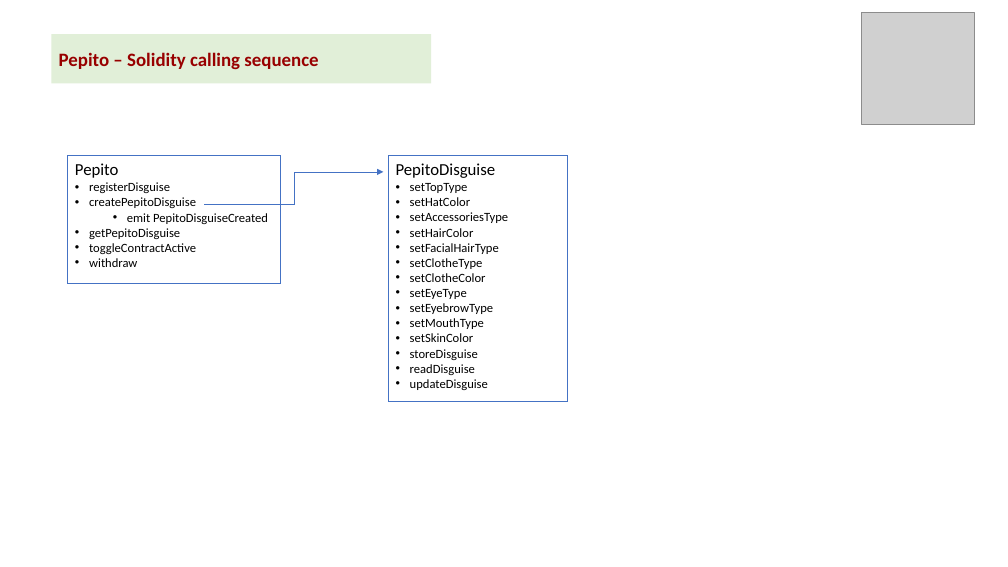
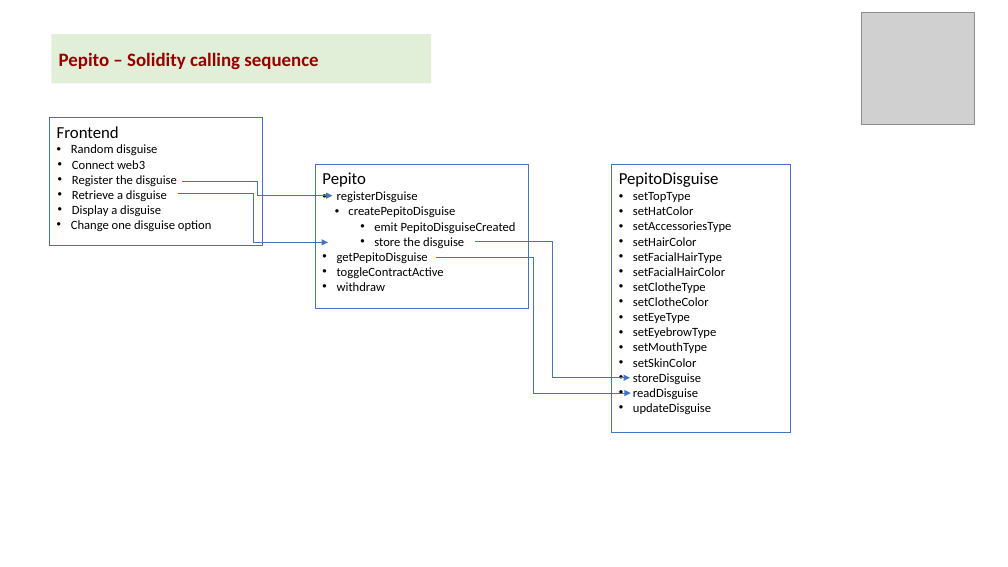
Before and after one commit to kvutien/Project-Machu-Picchu-2020, a slide deck: slide 2 of Pepito/Final Project Design.pptx. Drawn at 1008x567 pixels with LibreOffice and Linux fonts; fonts in the diff are those of the drawing; grey boxes stand for pictures. Boxes give left, top, right and bottom in pixels: in the first picture for what was removed or moved away, otherwise in the second. Text is boxed around its words. In the diff, an @@ line names an element or a change of style, - is before the commit and + after.

```diff
--- a/Pepito/Final Project Design.pptx
+++ b/Pepito/Final Project Design.pptx
@@ rectangle added at <box>49,117,262,246</box>, outline #4472C4 0.75 pt, 12 pt, text #000000 @@
+Frontend
+• Random disguise
+• Connect web3
+• Register the disguise
+• Retrieve a disguise
+• Display a disguise
+• Change one disguise option
@@ rectangle "Pepito": place and size @@
-rectangle "Pepito" at <box>67,155,281,284</box>
+rectangle "Pepito" at <box>315,164,529,309</box>
@@ rectangle "PepitoDisguise": place and size @@
-rectangle "PepitoDisguise" at <box>388,155,567,402</box>
+rectangle "PepitoDisguise" at <box>612,164,791,433</box>
@@ elbow arrow added from (178, 194) to (328, 243), #4472C4 0.5 pt @@
@@ elbow arrow moved from (204, 204) - (383, 172) to (182, 181) - (333, 196) @@
@@ text in rectangle at <box>348,206,455,217</box>: list level 1 to 2 in "createPepitoDisguise" @@
@@ text in rectangle at <box>374,237,464,248</box>: paragraph added @@
+  • store the disguise
@@ elbow arrow added from (436, 257) to (631, 393), #4472C4 0.5 pt @@
@@ elbow arrow added from (475, 241) to (630, 378), #4472C4 0.5 pt @@
@@ text in rectangle at <box>633,267,725,276</box>: paragraph added @@
+• setFacialHairColor
```
Also in this commit, not shown: 4 other slides changed, 11 other files.
